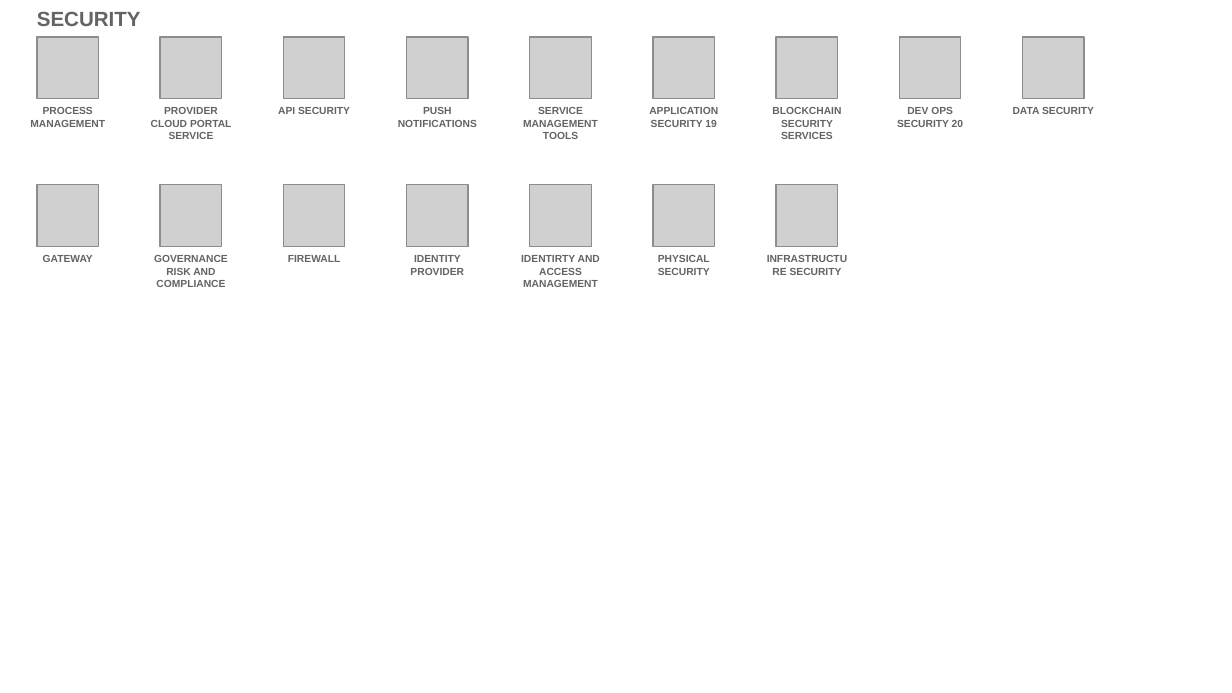
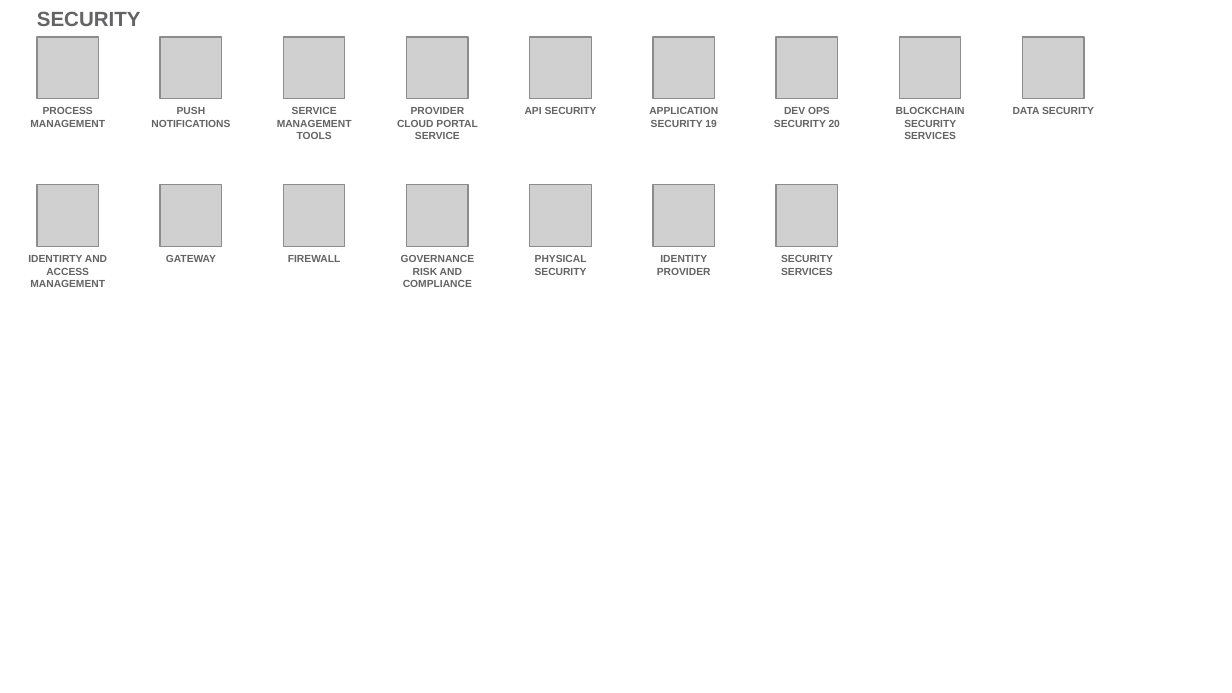
Before and after one commit to l2fprod/myarchitecture, a slide deck: slide 20 of mycatalog-architecture-diagram-template.pptx. Drawn at 1232x693 pixels with LibreOffice and Linux fonts; fonts in the diff are those of the drawing; grey boxes stand for pictures. Boxes give left, top, right and bottom in pixels: in the first picture for what was removed or moved away, otherwise in the second. Text is boxed around its words. In the diff, an @@ line names an element or a change of style, - is before the commit and + after.

```diff
--- a/mycatalog-architecture-diagram-template.pptx
+++ b/mycatalog-architecture-diagram-template.pptx
@@ text at (151,107,230,127): text changed @@
-PROVIDER CLOUD PORTAL SERVICE
+PUSH NOTIFICATIONS
@@ text at (277,107,352,139): text changed @@
-API SECURITY
+SERVICE MANAGEMENT TOOLS
@@ text at (397,107,477,139): text changed @@
-PUSH NOTIFICATIONS
+PROVIDER CLOUD PORTAL SERVICE
@@ text at (525,107,597,114): text changed @@
-SERVICE MANAGEMENT TOOLS
+API SECURITY
@@ text "DEV OPS SECURITY 20": place and size @@
-text "DEV OPS SECURITY 20" at (897,107,963,127)
+text "DEV OPS SECURITY 20" at (774,107,840,127)
@@ text "BLOCKCHAIN SECURITY SERVICES": place and size @@
-text "BLOCKCHAIN SECURITY SERVICES" at (772,107,841,139)
+text "BLOCKCHAIN SECURITY SERVICES" at (896,107,965,139)
@@ text "IDENTIRTY AND ACCESS MANAGEMENT": place and size @@
-text "IDENTIRTY AND ACCESS MANAGEMENT" at (521,255,600,287)
+text "IDENTIRTY AND ACCESS MANAGEMENT" at (28,255,107,287)
@@ text "GATEWAY": place and size @@
-text "GATEWAY" at (43,255,93,262)
+text "GATEWAY" at (166,255,216,262)
@@ text removed at (154,255,228,287) @@
-GOVERNANCE RISK AND COMPLIANCE
@@ text at (401,255,475,287): text changed @@
-IDENTITY PROVIDER
+GOVERNANCE RISK AND COMPLIANCE
@@ text "PHYSICAL SECURITY": place and size @@
-text "PHYSICAL SECURITY" at (658,255,710,275)
+text "PHYSICAL SECURITY" at (535,255,587,275)
@@ text added at (657,255,711,275), 6 pt, text #646365, bold @@
+IDENTITY PROVIDER
@@ text at (781,255,833,275): text changed @@
-INFRASTRUCTURE SECURITY
+SECURITY SERVICES
```
Also in this commit, not shown: 16 other slides changed.
